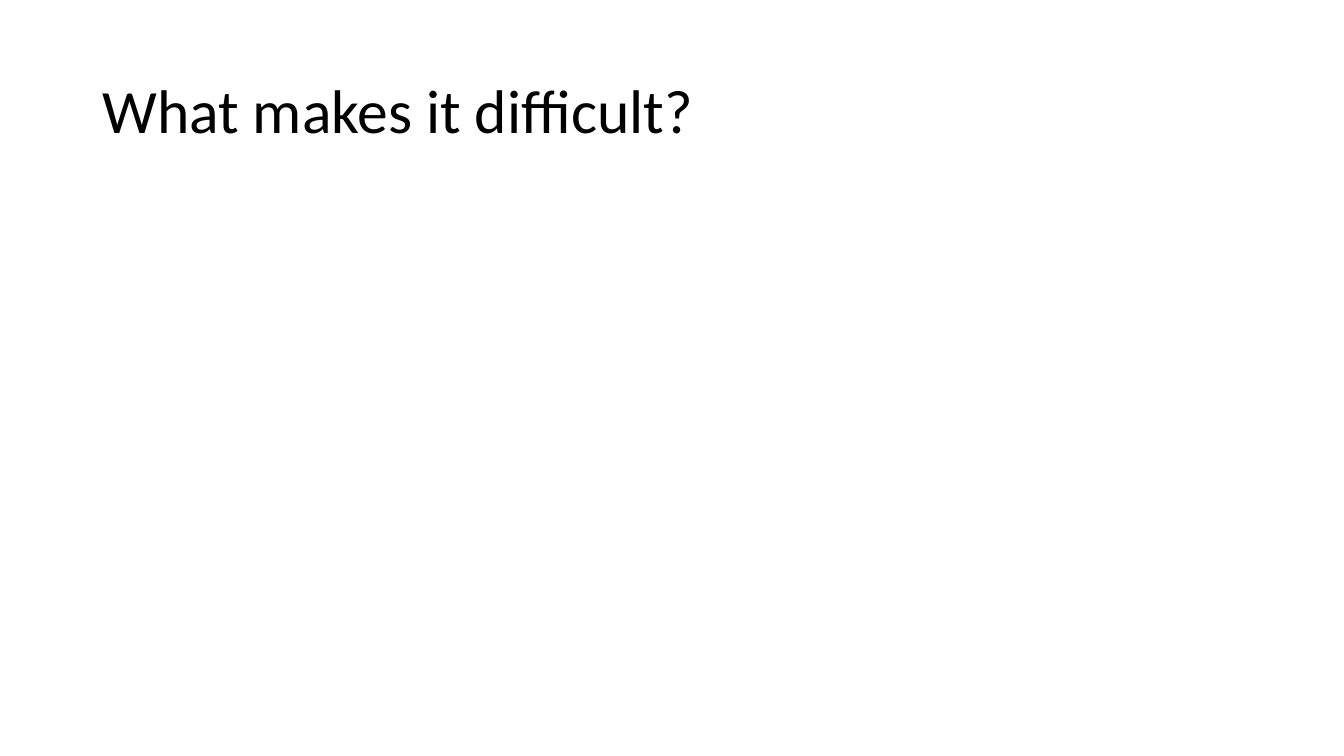
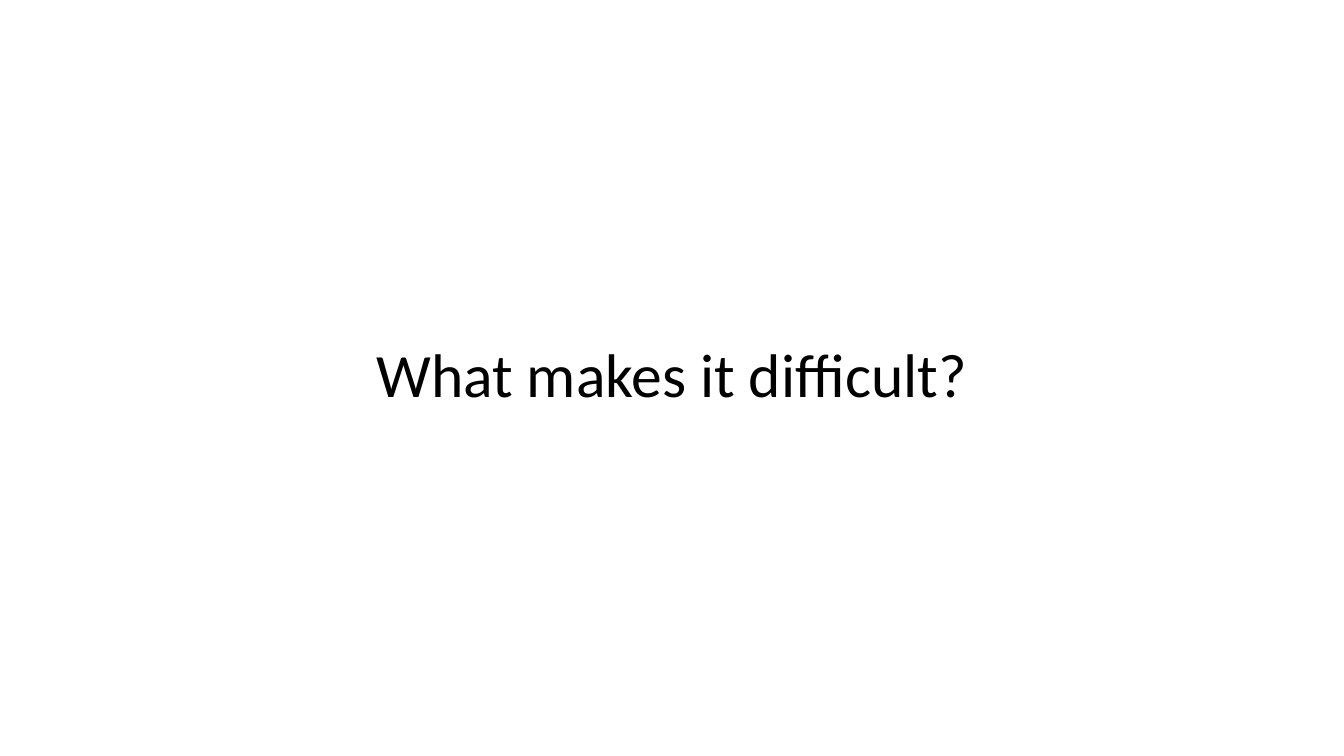
Before and after one commit to cchen23/AI4ALL_NLP, a slide deck: slide 18 of splash_slides.pptx. Drawn at 1344x756 pixels with LibreOffice and Linux fonts; fonts in the diff are those of the drawing. Boxes give left, top, right and bottom in pixels: in the first picture for what was removed or moved away, otherwise in the second. Text is boxed around its words. In the diff, an @@ line names an element or a change of style, - is before the commit and + after.

```diff
--- a/splash_slides.pptx
+++ b/splash_slides.pptx
@@ title "What makes it difficult?": place and size @@
-title "What makes it difficult?" at (102, 90, 693, 134)
+title "What makes it difficult?" at (376, 354, 967, 398)
@@ title "What makes it difficult?" at (376, 354, 967, 398): alignment left to centre @@
```
Also in this commit, not shown: 2 other slides changed, 6 slides added, 2 slides removed.
